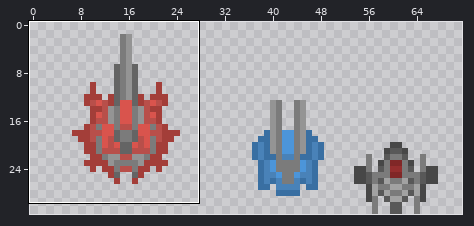
Sprite sheet: core/assets/sprites/Novi3.png. Above, an overview of the earlier version with the close-up marked.
Close-up. Before:
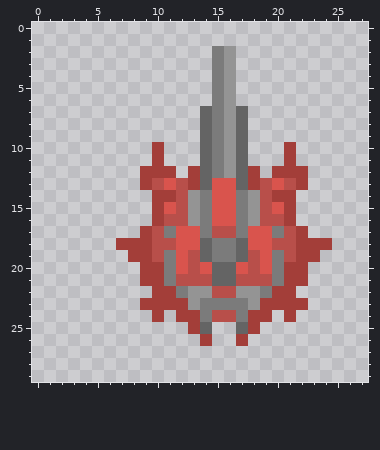
The file is 128x32 pixels. Colours within 5 levels of each other are drawn and written as one. Shown: x 0..27, y 0..29. The wide view leaves out empty margins.
New version:
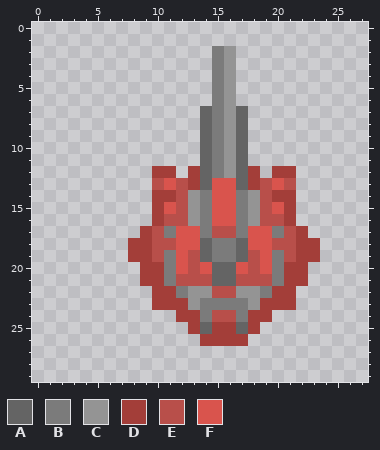
Palette (. is transparent): A #646464  B #7b7b7b  C #949494  D #a33e39  E #b84f4a  F #d9544d
Difference:
@@ x 7..24 @@
  9 .......ABCA.......
-10 ...D...ABCA...D...
-11 ...D...ABCA...D...
-12 ..DDD.DABCAD.DDD..
-13 ..DEFEDAFFADEFED..
+10 .......ABCA.......
+11 .......ABCA.......
+12 ...DD.DABCAD.DD...
+13 ...EFEDAFFADEFE...
 14 ...DDECBFFBCEDD...
@@ x 0..27 @@
 17 .........DEBFFBEEBFFBED.....
-18 .......DDDEEFFABBAFFEEDDD...
+18 ........DDEEFFABBAFFEEDD....
 19 ........DDEBFEABBAEFBEDD....
@@ x 7..24 @@
 22 ...DDBCCEECCBDD...
-23 ..DDDDCBBBBCDDDD..
-24 ...D.DDBEEBDD.D...
-25 ......DA..AD......
-26 .......D..D.......
+23 ...DDDCBBBBCDDD...
+24 .....DDBEEBDD.....
+25 ......DADDAD......
+26 .......DDDD.......
 27 ..................
Pixel boxes of the changes (left, top, right, bottom) in both close-ups:
erased: (140, 142, 164, 190)
erased: (284, 142, 308, 190)
erased: (116, 238, 164, 322)
erased: (284, 238, 332, 322)
added: (212, 322, 236, 346)
